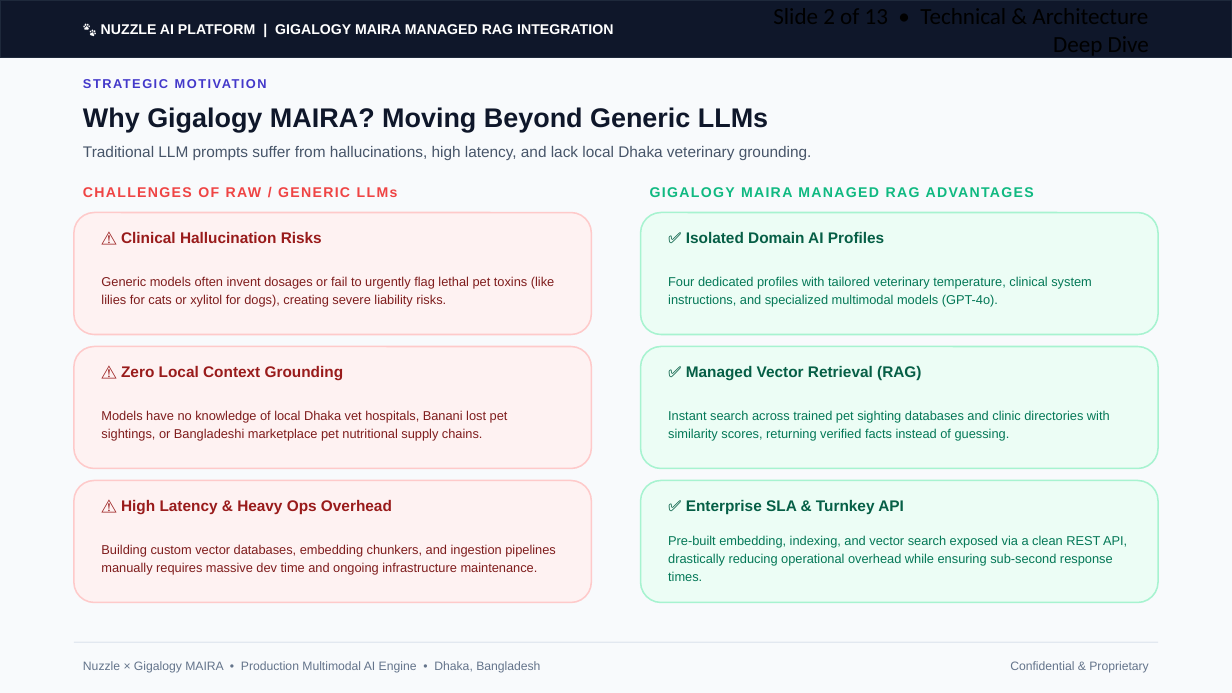
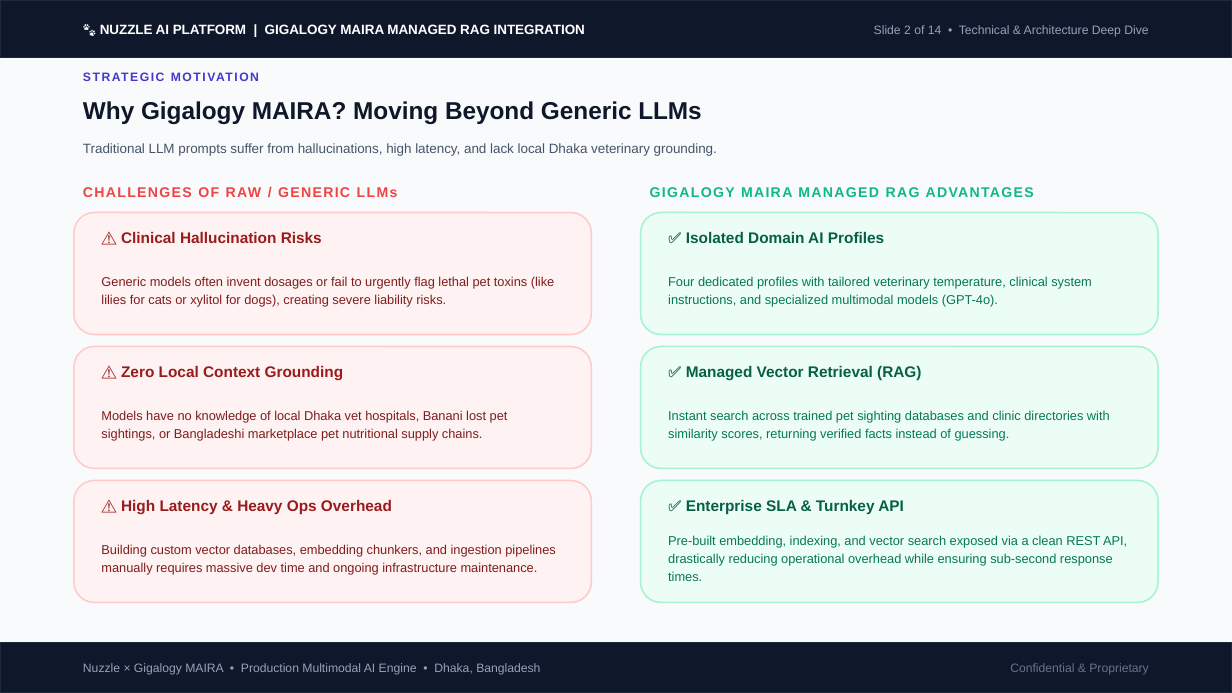
Before and after one commit to zafor2002/nuzzle-, a slide deck: slide 2 of Nuzzle_Gigalogy_MAIRA_AI_Integration.pptx. Drawn at 1232x693 pixels with LibreOffice and Linux fonts; fonts in the diff are those of the drawing. Boxes give left, top, right and bottom in pixels: in the first picture for what was removed or moved away, otherwise in the second. Text is boxed around its words. In the diff, an @@ line names an element or a change of style, - is before the commit and + after.

Commit message:
Update MAIRA AI PPTX: Fix text/shape overlaps and add 4-Tier Architecture Diagram

```diff
--- a/Nuzzle_Gigalogy_MAIRA_AI_Integration.pptx
+++ b/Nuzzle_Gigalogy_MAIRA_AI_Integration.pptx
@@ text "🐾 NUZZLE AI PLATFORM | ..." at (100, 24, 585, 34): size 11 to 10.5 pt @@
@@ text at (874, 25, 1148, 37): text changed; size 18 to 9.5 pt; font Calibri to Arial; text colour #000000 to #94A3B8 @@
-Slide 2 of 13 • Technical & Architecture Deep Dive
+Slide 2 of 14 • Technical & Architecture Deep Dive
@@ text "STRATEGIC MOTIVATION" at (74, 67, 1158, 87): size 10 to 9.5 pt @@
@@ text "Why Gigalogy MAIRA? Moving Beyond ..." at (83, 101, 702, 124): size 21 to 19 pt @@
@@ text "Traditional LLM prompts suffer from ..." at (83, 143, 717, 156): size 12 to 10.5 pt @@
@@ rectangle added at (0, 642, 1232, 693), fill #0F172A, outline #1E293B 1 pt @@
@@ text "Nuzzle × Gigalogy MAIRA • ..." at (83, 663, 540, 675): text colour #64748B to #94A3B8 @@
@@ line removed from (74, 642) to (1158, 642) @@
```
Also in this commit, not shown: 8 other slides changed, 5 slides added, 4 slides removed, 7 other files.
